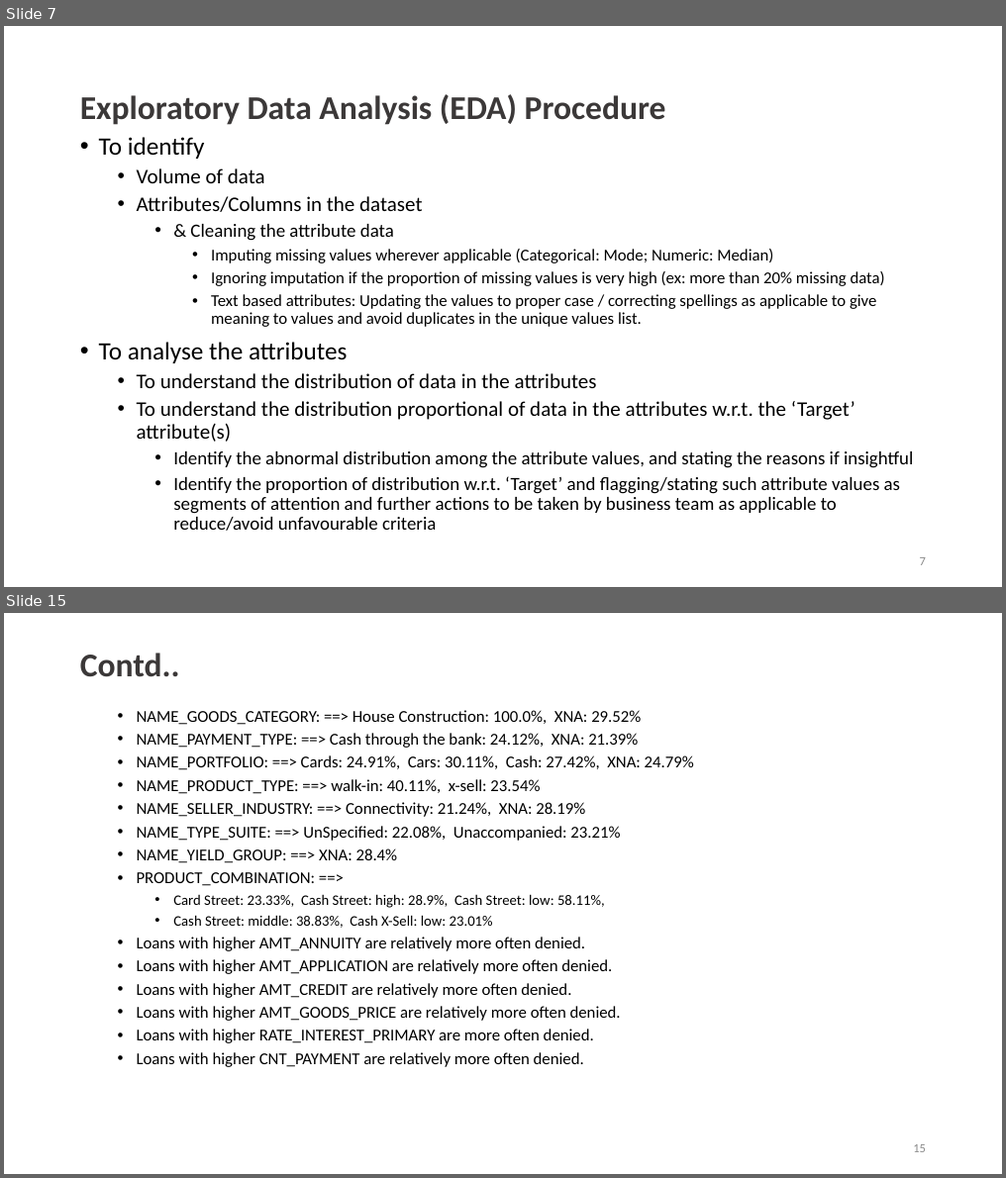
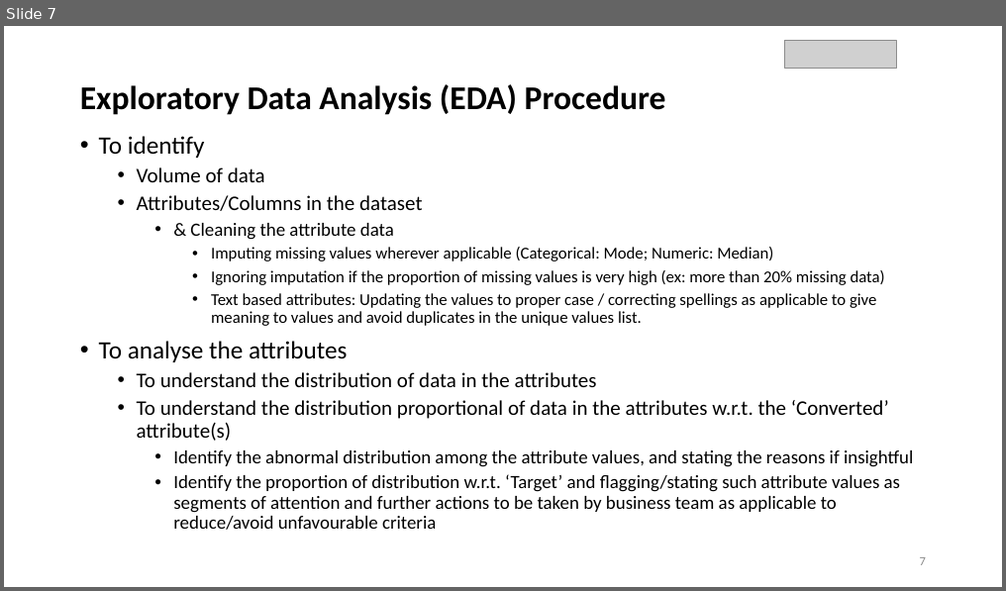
Before and after one commit to Hiteshp97/ProjCollab_LSCS_BTCH67_535, a slide deck: Lead Scoring Case Study.pptx. Shown one above the other, each under a label of ours: slides 7 and 15 before the commit, slide 7 after it; the slides between them are not shown. The pictures are 1006x1178 and 1006x591 pixels, drawn with LibreOffice and Linux fonts; fonts in the diff are those of the drawing; grey boxes stand for pictures; background and template pictures are left out. Boxes give left, top, right and bottom in pixels: in the first picture for what was removed or moved away, otherwise in the second. Text is boxed around its words. In the diff, an @@ line names an element or a change of style, - is before the commit and + after.

```diff
--- a/Lead Scoring Case Study.pptx
+++ b/Lead Scoring Case Study.pptx
@@ slide 15 removed at box(4, 613, 1002, 1174), background #FFFFFF @@
@@ title removed at box(80, 653, 180, 677) @@
-Contd..
@@ text removed at box(137, 710, 694, 1067) @@
-  • NAME_GOODS_CATEGORY: ==> House Construction: 100.0%, XNA: 29.52%
-  • NAME_PAYMENT_TYPE: ==> Cash through the bank: 24.12%, XNA: 21.39%
-  • NAME_PORTFOLIO: ==> Cards: 24.91%, Cars: 30.11%, Cash: 27.42%, XNA: 24.79%
-  • NAME_PRODUCT_TYPE: ==> walk-in: 40.11%, x-sell: 23.54%
-  • NAME_SELLER_INDUSTRY: ==> Connectivity: 21.24%, XNA: 28.19%
-  • NAME_TYPE_SUITE: ==> UnSpecified: 22.08%, Unaccompanied: 23.21%
-  • NAME_YIELD_GROUP: ==> XNA: 28.4%
-  • PRODUCT_COMBINATION: ==>
-    • Card Street: 23.33%, Cash Street: high: 28.9%, Cash Street: low: 58.11%,
-    • Cash Street: middle: 38.83%, Cash X-Sell: low: 23.01%
-  • Loans with higher AMT_ANNUITY are relatively more often denied.
-  • Loans with higher AMT_APPLICATION are relatively more often denied.
-  • Loans with higher AMT_CREDIT are relatively more often denied.
-  • Loans with higher AMT_GOODS_PRICE are relatively more often denied.
-  • Loans with higher RATE_INTEREST_PRIMARY are more often denied.
-  • Loans with higher CNT_PAYMENT are relatively more often denied.
@@ page number removed at box(913, 1145, 926, 1153) @@
-15
@@ slide 7 changed as well @@
@@ picture added at box(785, 40, 896, 68) @@
@@ title "Exploratory Data Analysis (EDA) Procedure": place and size @@
-title "Exploratory Data Analysis (EDA) Procedure" at box(80, 94, 666, 125)
+title "Exploratory Data Analysis (EDA) Procedure" at box(80, 84, 666, 115)
@@ title "Exploratory Data Analysis (EDA) Procedure" at box(80, 84, 666, 115): text colour #3B3838 to #000000 @@
@@ text at box(137, 400, 889, 441): text changed @@
-  • To understand the distribution proportional of data in the attributes w.r.t. the ‘Target’ attribute(s)
+  • To understand the distribution proportional of data in the attributes w.r.t. the ‘Converted’ attribute(s)
```
Also in this commit, not shown: 6 other slides changed, 7 slides added, 6 other slides removed.
